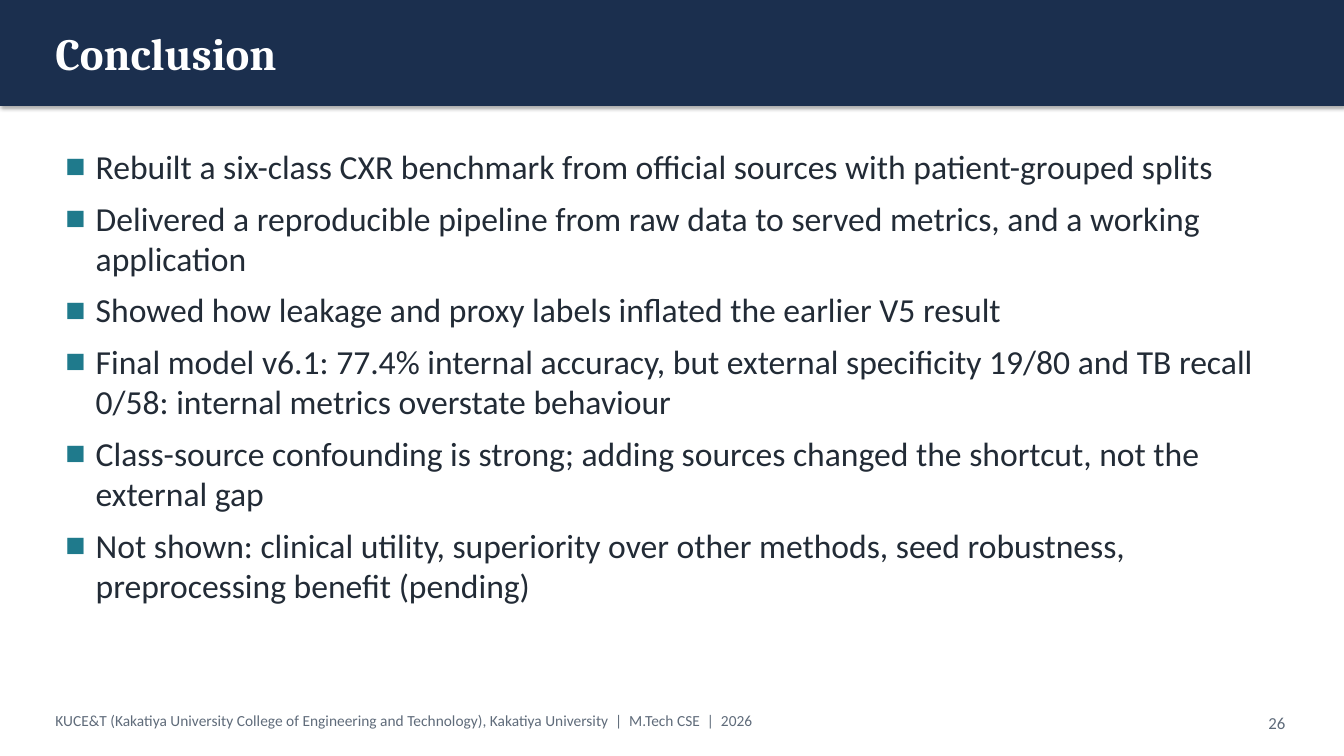
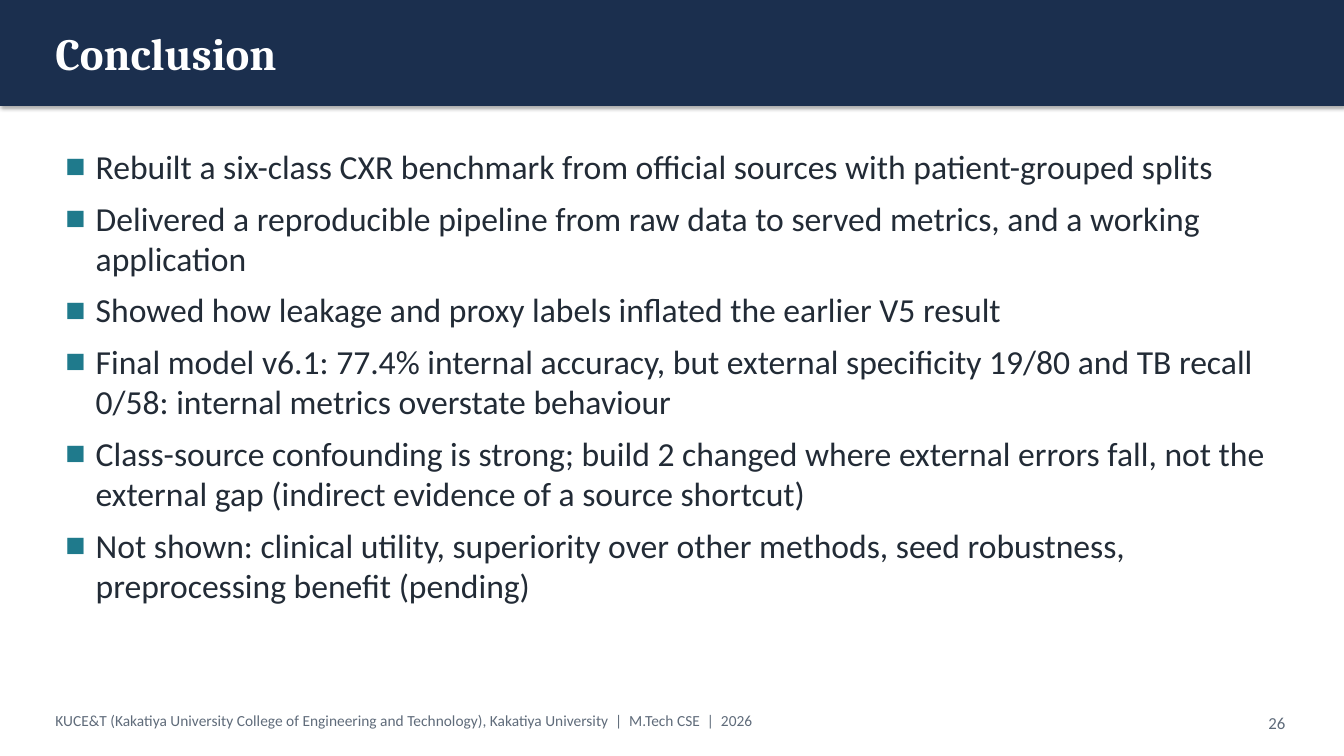
Before and after one commit to KSathwik/Lung_Disease_Detector, a slide deck: slide 26 of docs/presentation/LungAI_MTech_Presentation.pptx. Drawn at 1344x756 pixels with LibreOffice and Linux fonts; fonts in the diff are those of the drawing. Boxes give left, top, right and bottom in pixels: in the first picture for what was removed or moved away, otherwise in the second. Text is boxed around its words. In the diff, an @@ line names an element or a change of style, - is before the commit and + after.

```diff
--- a/docs/presentation/LungAI_MTech_Presentation.pptx
+++ b/docs/presentation/LungAI_MTech_Presentation.pptx
@@ text at [96, 442, 1265, 512]: text changed @@
-■ Class-source confounding is strong; adding sources changed the shortcut, not the external gap
+■ Class-source confounding is strong; build 2 changed where external errors fall, not the external gap (indirect evidence of a source shortcut)
```
Also in this commit, not shown: 8 other slides changed, 45 other files.
